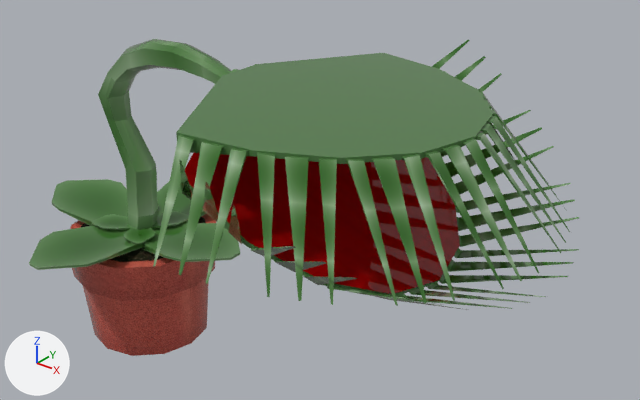
The FBX model workings/art/design/models/enemies/exports/venus_trap.fbx as it was, and as the next commit left it.
Camera for both pictures: a 50 mm camera at (0.886, -0.709, 0.734) aimed at (0.273, 0.057, 0.259). Every picture has the same lights, and +X, +Y and +Z are marked at lower left. Where no turn or scale is listed for an object, it has been applied to the vertices.

Names of what the first picture shows: 'HeadMouth001', 'HeadMouth002', 'Leaves001', 'Pot001', 'Stem'.
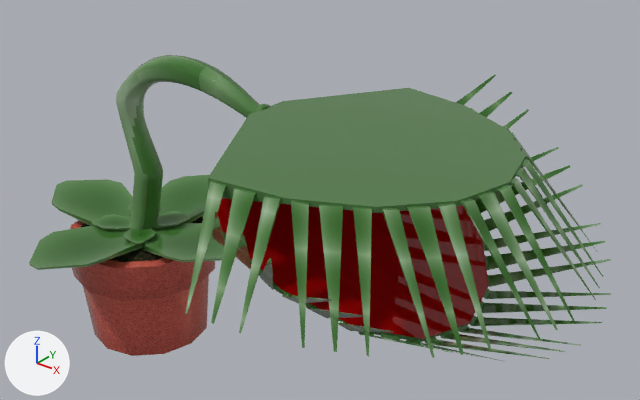
Boxes (x1, y1, x2, y2) around the edits, measured in the pictures (640 x 400 px):
'HeadMouth001', moved
    before: (153, 53, 570, 306)
    after: (185, 88, 603, 358)
'HeadMouth002', moved
    before: (179, 39, 579, 310)
    after: (211, 75, 612, 362)
'Stem', reshaped, turned
    before: (98, 39, 238, 230)
    after: (116, 55, 270, 230)

What changed in the scene script:
```text
Change me_mesh:
    used by ob_stem; location = (0.0091, 0.0, 0.1475); scale = (0.0204, 0.0204, 0.0905)
    remove me_mesh.from_pydata(...)  # 302 vertices, 300 faces; spans x -2.94..9.57, y -0.88..0.88, z -0.49..3.22
    add me_mesh.from_pydata(...)  # 1202 vertices, 1200 faces; spans x -2.79..9.57, y -0.88..0.88, z -0.49..3.2
    me_mesh part 1: 3 vertices moved within x -0.09..9.08, y -0.55..0.55, z 1.49..2.85; 277 vertices removed from x -2.94..9.57, y -0.88..0.88, z -0.49..3.22; 1177 vertices added at x -2.79..9.57, y -0.88..0.88, z -0.49..3.2
Change ob_stem:
    ob_stem.rotation_euler: (0.0, 0.0, 0.0) -> (0.0, 0.158, 0.0)  # degrees (0, 0, 0) -> degrees (0, 9.1, 0)
Change ob_headmouth002:
    ob_headmouth002.location: (0.2841, 0.0006, 0.3673) -> (0.3238, 0.0006, 0.3304)
Change ob_headmouth001:
    ob_headmouth001.location: (0.28, 0.0007, 0.4098) -> (0.3197, 0.0007, 0.3729)
```
